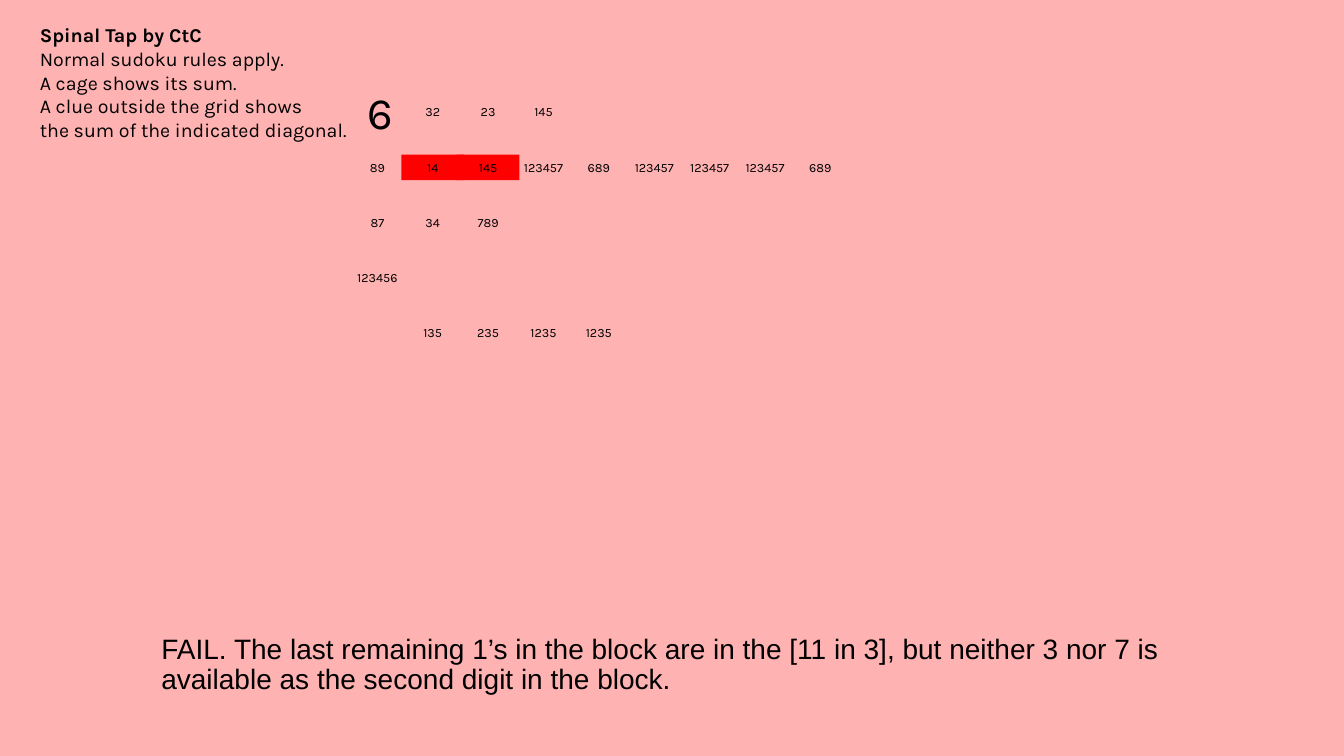
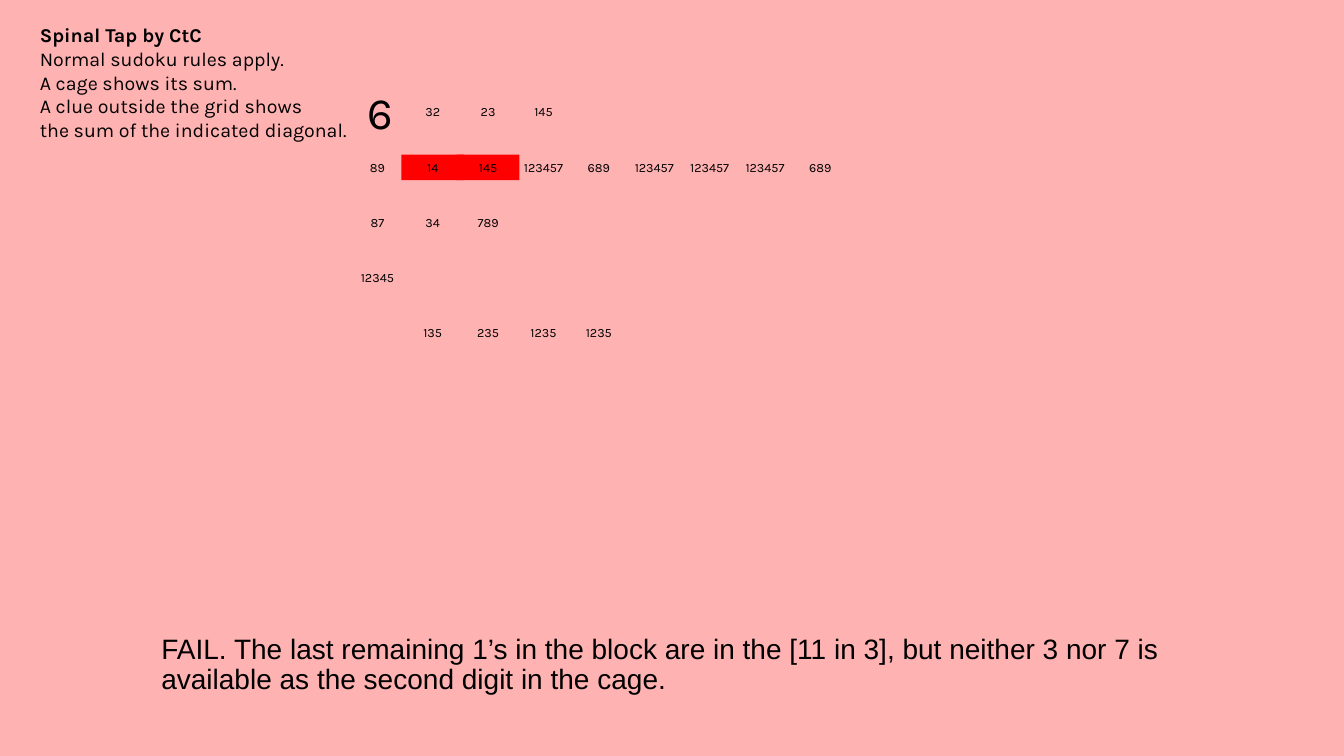
Before and after one commit to jhardis/WSJ_Number_Puzzles, a slide deck: slide 23 of 20261121_2.pptx. Drawn at 1344x756 pixels with LibreOffice and Linux fonts; fonts in the diff are those of the drawing; background and template pictures are left out. Boxes give left, top, right and bottom in pixels: in the first picture for what was removed or moved away, otherwise in the second. Text is boxed around its words. In the diff, an @@ line names an element or a change of style, - is before the commit and + after.

```diff
--- a/20261121_2.pptx
+++ b/20261121_2.pptx
@@ text at box(361, 274, 394, 282): text changed @@
-123456
+12345
@@ text at box(161, 638, 1158, 694): text changed @@
-FAIL. The last remaining 1’s in the block are in the [11 in 3], but neither 3 nor 7 is available as the second digit in the block.
+FAIL. The last remaining 1’s in the block are in the [11 in 3], but neither 3 nor 7 is available as the second digit in the cage.
```
Also in this commit, not shown: 3 other slides changed.
